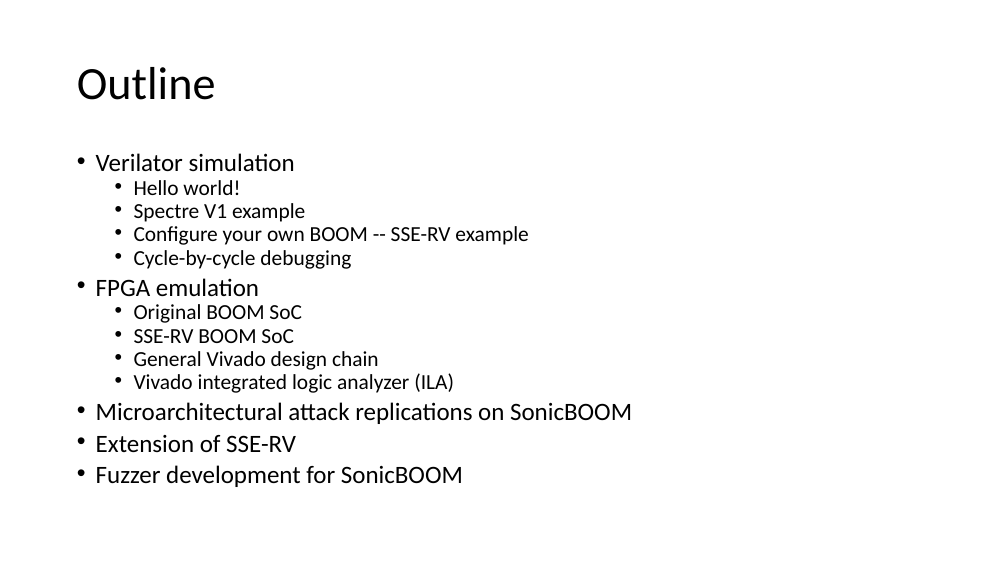
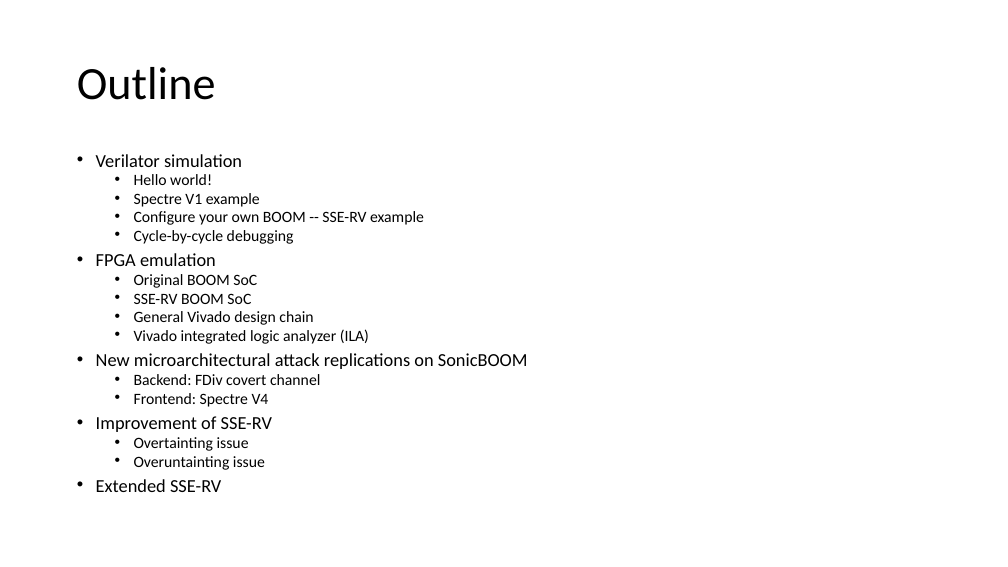
Before and after one commit to zzmzc333/RISCV-Documents, a slide deck: slide 2 of RISC-V Tutorial.pptx. Drawn at 1008x567 pixels with LibreOffice and Linux fonts; fonts in the diff are those of the drawing. Boxes give left, top, right and bottom in pixels: in the first picture for what was removed or moved away, otherwise in the second. Text is boxed around its words. In the diff, an @@ line names an element or a change of style, - is before the commit and + after.

```diff
--- a/RISC-V Tutorial.pptx
+++ b/RISC-V Tutorial.pptx
@@ text at (96,154,424,344): size 23.8 to 17.5 pt in "Verilator simulation", "FPGA emulation"; size 20.4 to 15 pt in "Hello world!", "Spectre V1 example", "Configure your own BOOM -- SSE-RV example", "Cycle-by-cycle debugging" and 4 more places @@
@@ text at (96,353,528,492): text changed; size 23.8 to 17.5 pt @@
-• Microarchitectural attack replications on SonicBOOM
-• Extension of SSE-RV
-• Fuzzer development for SonicBOOM
+• New microarchitectural attack replications on SonicBOOM
+  • Backend: FDiv covert channel
+  • Frontend: Spectre V4
+• Improvement of SSE-RV
+  • Overtainting issue
+  • Overuntainting issue
+• Extended SSE-RV
```
Also in this commit, not shown: 9 slides added.
